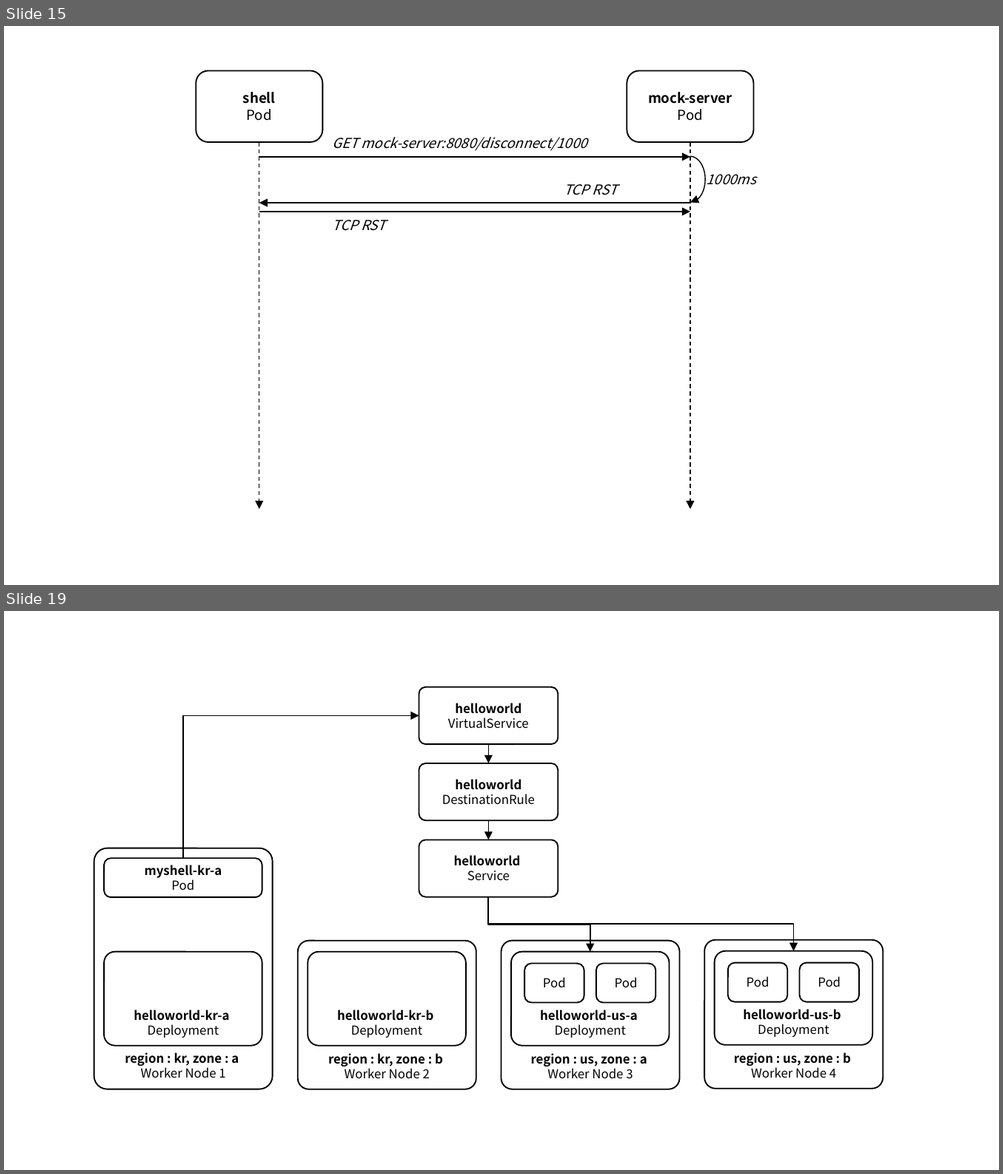
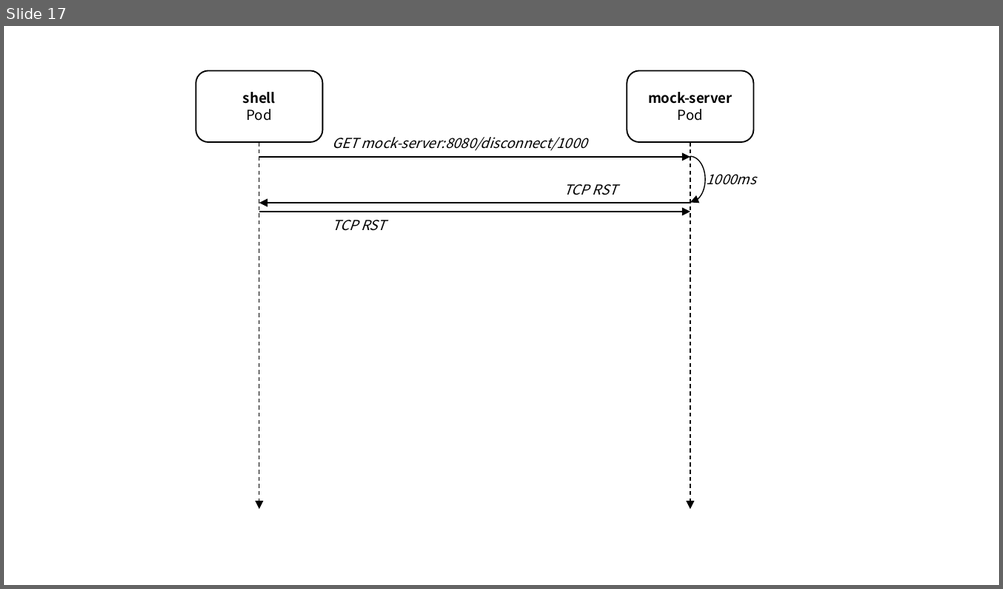
Before and after one commit to ssup2/blog-software, a slide deck: content/docs/theory-analysis/istio-sidecar-proxy-access-log/images/images.pptx. Shown one above the other, each under a label of ours: slides 15 and 19 before the commit, slide 17 after it; the slides between them are not shown. The pictures are 1003x1174 and 1003x589 pixels, drawn with LibreOffice and Linux fonts; fonts in the diff are those of the drawing. Boxes give left, top, right and bottom in pixels: in the first picture for what was removed or moved away, otherwise in the second. Text is boxed around its words. In the diff, an @@ line names an element or a change of style, - is before the commit and + after.

```diff
--- a/content/docs/theory-analysis/istio-sidecar-proxy-access-log/images/images.pptx
+++ b/content/docs/theory-analysis/istio-sidecar-proxy-access-log/images/images.pptx
@@ slide 19 removed at box(4, 611, 999, 1170), background #FFFFFF @@
@@ rounded rectangle removed at box(418, 687, 558, 745) @@
-helloworld VirtualService
@@ elbow arrow removed from (183, 859) to (418, 715) @@
@@ rounded rectangle removed at box(418, 763, 558, 821) @@
-helloworld DestinationRule
@@ arrow removed from (489, 744) to (489, 763) @@
@@ arrow removed from (489, 821) to (489, 840) @@
@@ rounded rectangle removed at box(94, 849, 273, 1091) @@
-region : kr, zone : a
-Worker Node 1
@@ rounded rectangle removed at box(418, 840, 558, 897) @@
-helloworld
-Service
@@ rounded rectangle removed at box(105, 859, 262, 897) @@
-myshell-kr-a
-Pod
@@ elbow arrow removed from (489, 897) to (590, 952) @@
@@ elbow arrow removed from (489, 897) to (794, 951) @@
@@ rounded rectangle removed at box(297, 941, 475, 1091) @@
-region : kr, zone : b
-Worker Node 2
@@ rounded rectangle removed at box(501, 941, 680, 1091) @@
-region : us, zone : a
-Worker Node 3
@@ rounded rectangle removed at box(704, 940, 882, 1089) @@
-region : us, zone : b
-Worker Node 4
@@ rounded rectangle removed at box(105, 952, 262, 1045) @@
-helloworld-kr-a
-Deployment
@@ rounded rectangle removed at box(307, 952, 466, 1045) @@
-helloworld-kr-b
-Deployment
@@ rounded rectangle removed at box(511, 952, 669, 1045) @@
-helloworld-us-a
-Deployment
@@ rounded rectangle removed at box(524, 964, 584, 1003) @@
-Pod
@@ rounded rectangle removed at box(596, 964, 655, 1003) @@
-Pod
@@ rounded rectangle removed at box(714, 951, 872, 1045) @@
-helloworld-us-b
-Deployment
@@ rounded rectangle removed at box(728, 963, 788, 1002) @@
-Pod
@@ rounded rectangle removed at box(800, 963, 859, 1002) @@
-Pod
@@ what was slide 15 is now slide 17 @@
```
Also in this commit, not shown: 2 slides added, 6 other slides removed, 1 other file.
